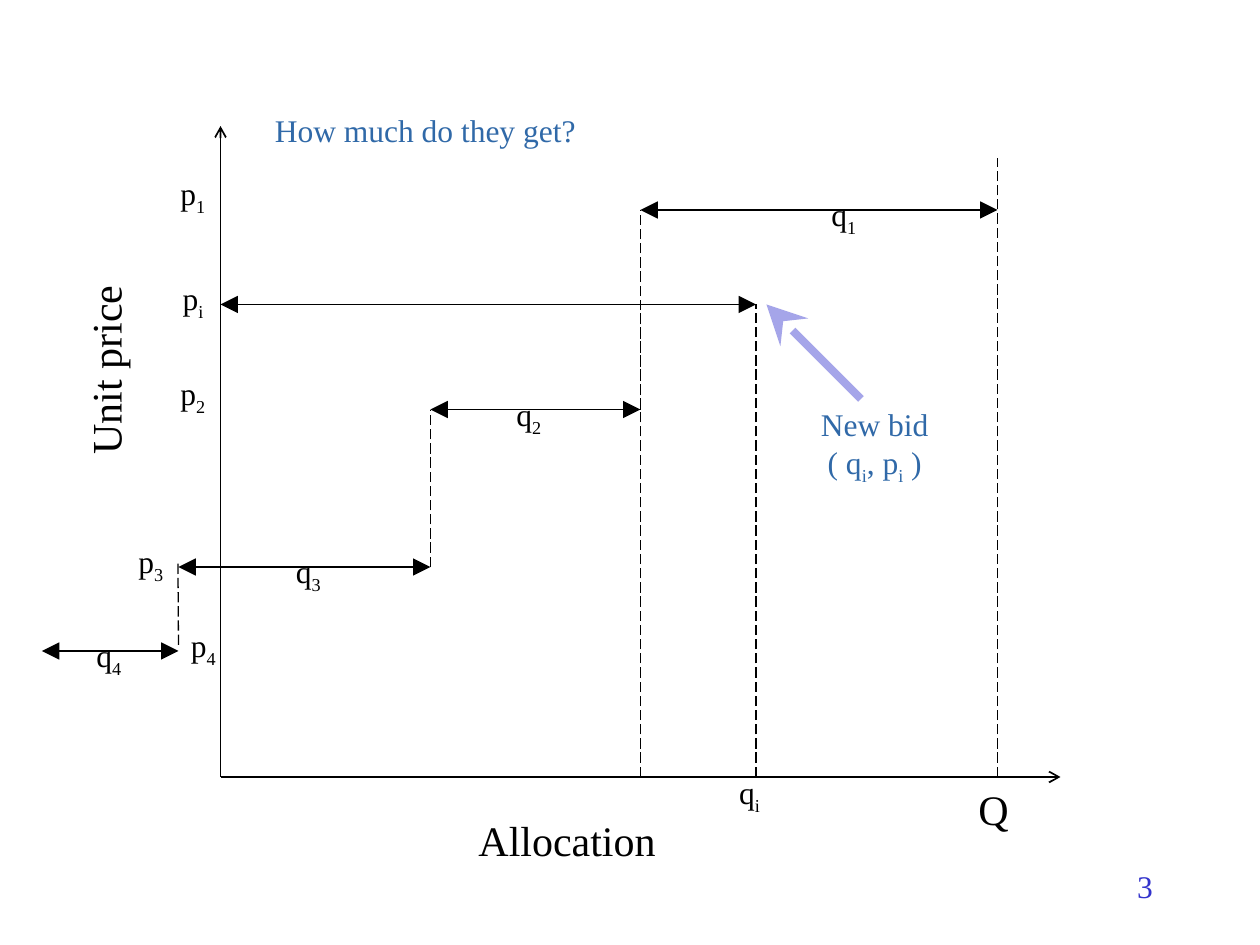
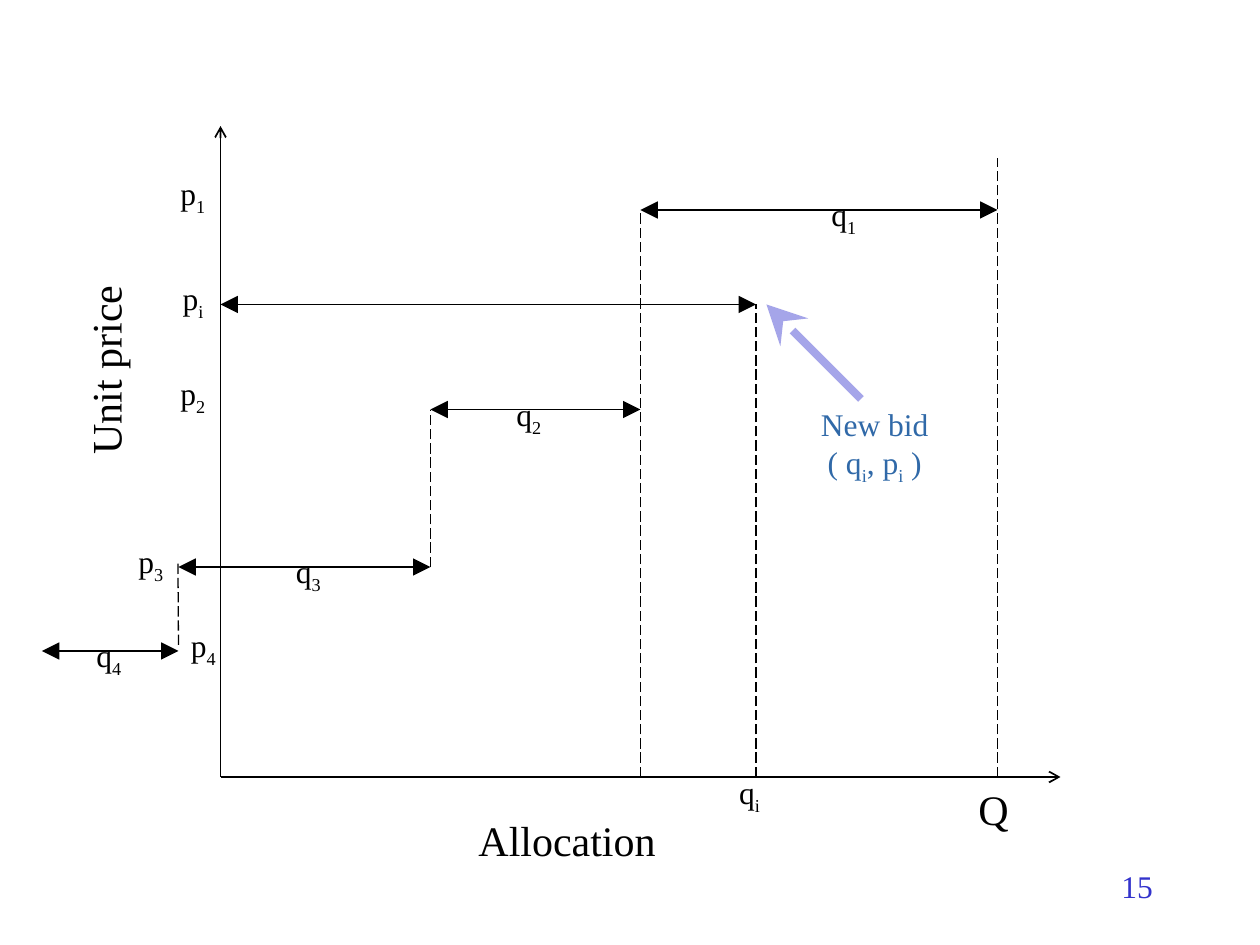
Before and after one commit to TonyWildish/P2P-Auction, a slide deck: slide 15 of Slides/PSP.pptx (slide 3 before the commit). Drawn at 1260x945 pixels with LibreOffice and Linux fonts; fonts in the diff are those of the drawing. Boxes give left, top, right and bottom in pixels: in the first picture for what was removed or moved away, otherwise in the second. Text is boxed around its words. In the diff, an @@ line names an element or a change of style, - is before the commit and + after.

```diff
--- a/Slides/PSP.pptx
+++ b/Slides/PSP.pptx
@@ text removed at (x1=275, y1=120, x2=575, y2=149) @@
-How much do they get?
@@ line moved from (640, 410) - (640, 210) to (640, 777) - (640, 210) @@
@@ page number at (x1=1121, y1=877, x2=1152, y2=899): text changed @@
-3
+15
```
Also in this commit, not shown: 5 other slides changed, 25 slides added.
